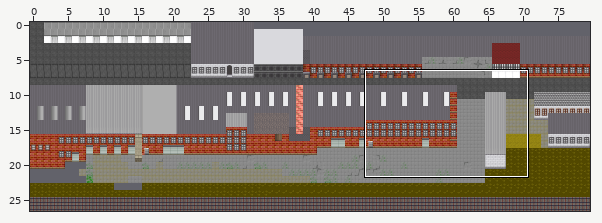
Tiled map (JSON): maps/main.json. Above, an overview of the earlier version with the close-up marked.
Close-up. Old version:
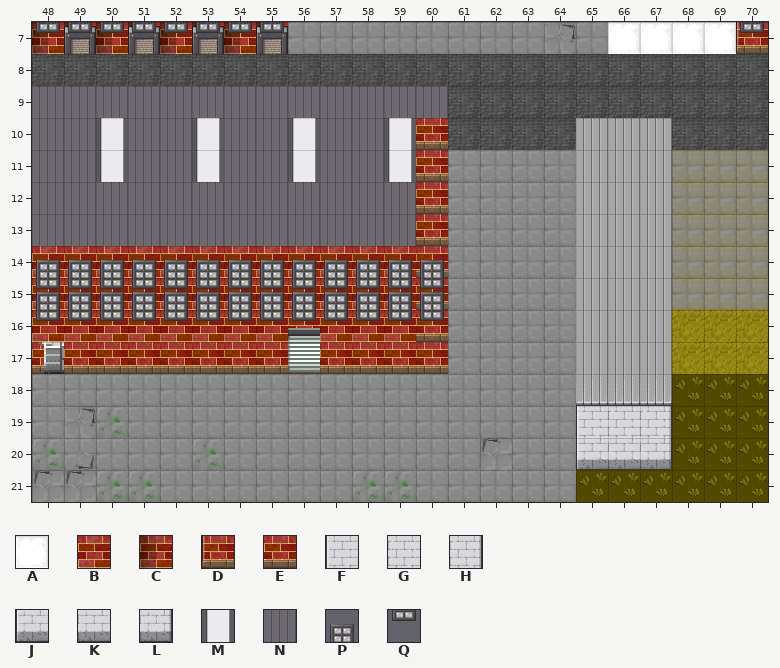
Cells are 32x32 px. Shown: x 48..70, y 7..21. Not drawn, because the pictures are missing: unchanged layers "overfloor", "thingsback", "thingsground".
Key: from "fantasy": A 398, B 401, C 404, D 408, E 409, F 416, G 417, H 418, J 424, K 425, L 426, M 481, N 565, P 594, Q 602.
_ is an empty cell, # one hidden under a higher layer.
Layers that did not change in this view are not listed.
Layer "houseback" before, first column x 48:
 7 CCCCCCCC__________AAAAD
 8 _______________________
 9 _______________________
10 _______________________
11 _______________________
12 _______________________
13 _______________________
14 _______________________
15 _______________________
16 #_______B#_____________
17 EEEEEEEEEEEE#__________
18 _______________________
19 _______________________
20 _________________JKL___
21 _______________________
Layer "house" before, first column x 48:
 7 _______________________
 8 _______________________
 9 NNNNNNNNNNNNN__________
10 NN#NN#NN#NN#E__________
11 NN#NN#NN#NN#E__________
12 NNNNNNNNNNNNE__________
13 NNNNNNNNNNNNE__________
14 BBBBBBBBBBBBE__________
15 BBBBBBBBBBBBE__________
16 BBBBBBBB_BBBE__________
17 ____________E__________
18 _______________________
19 _________________FGH___
20 _______________________
21 _______________________
Layer "housefront" before, first column x 48:
 7 ______________________Q
 8 _______________________
 9 _______________________
10 __M__M__M__M___________
11 __M__M__M__M___________
12 _______________________
13 _______________________
14 PPPPPPPPPPPPP__________
15 QQQQQQQQQQQQQ__________
16 QQQQQQQQ_QQQQ__________
17 _______________________
18 _______________________
19 _______________________
20 _______________________
21 _______________________
New version:
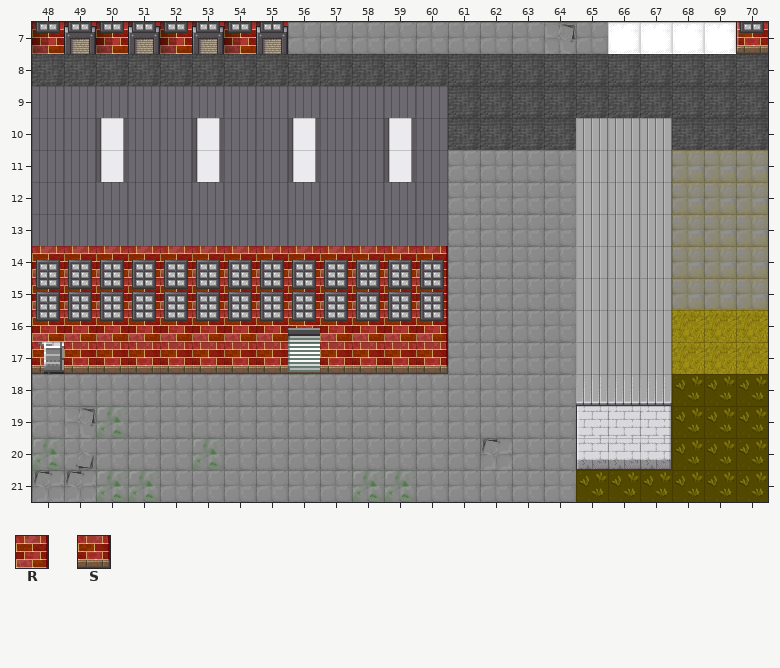
Further tiles: from "fantasy": R 402, S 410.
Changes in this commit:
Changed rows in their new state; . is an unchanged cell.
Layer "houseback":
first column x 60:
17 S
Layer "house":
first column x 60:
10 #
11 #
12 #
13 #
14 R
15 R
16 R
17 _
Layer "housefront":
first column x 60:
10 N
11 N
12 N
13 N
Where, in picture pixels (left, top, right, bottom), the same in both close-ups:
changed: (416, 118, 448, 373)
